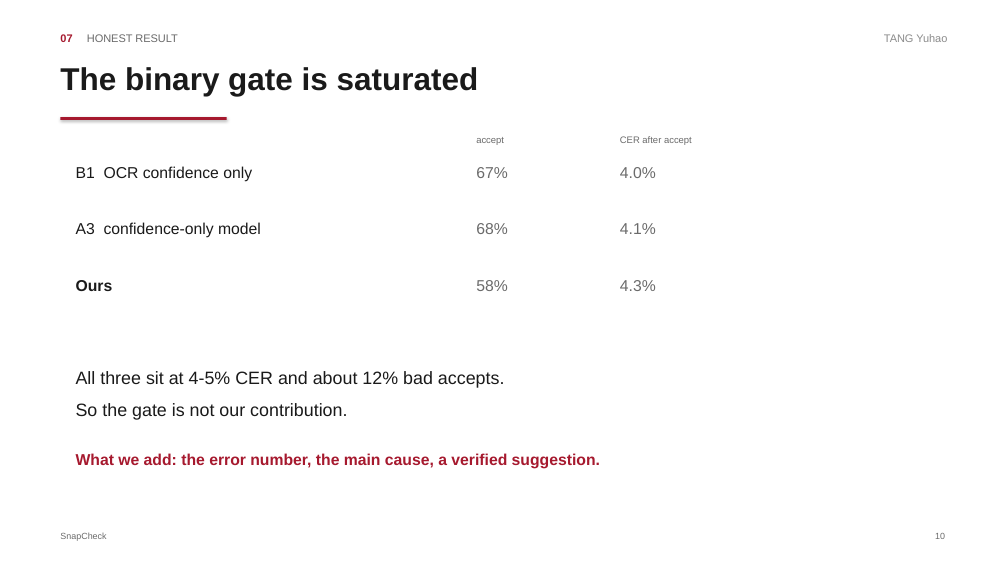
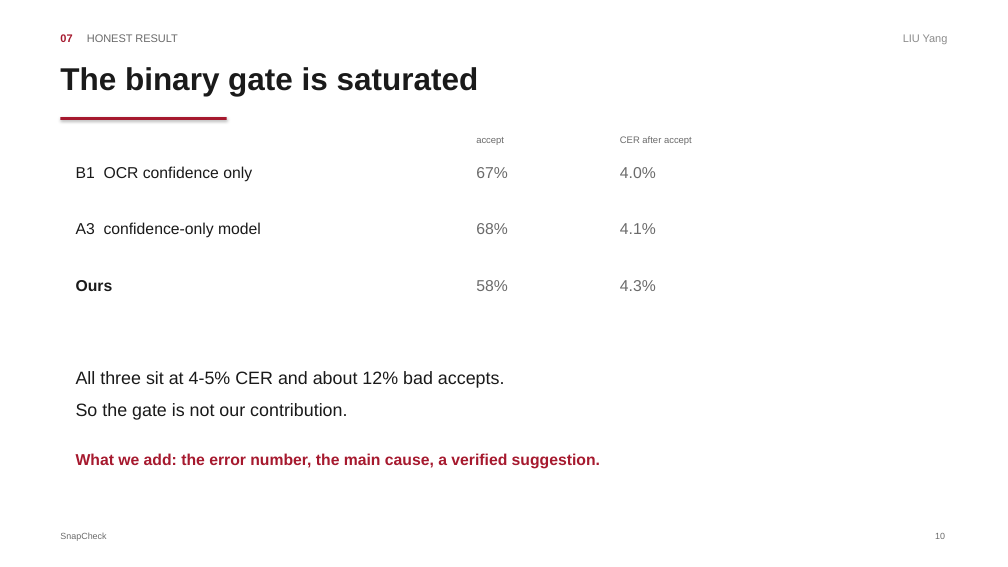
Before and after one commit to n0thing0717zkj-code/CDT501_SnapCheck, a slide deck: slide 10 of docs/CDT501_SnapCheck_Slides.pptx. Drawn at 1008x567 pixels with LibreOffice and Linux fonts; fonts in the diff are those of the drawing. Boxes give left, top, right and bottom in pixels: in the first picture for what was removed or moved away, otherwise in the second. Text is boxed around its words. In the diff, an @@ line names an element or a change of style, - is before the commit and + after.

Commit message:
Swap TANG and LIU: TANG on slide 9, LIU on slides 10-11

```diff
--- a/docs/CDT501_SnapCheck_Slides.pptx
+++ b/docs/CDT501_SnapCheck_Slides.pptx
@@ text at bbox=[903, 34, 948, 44]: text changed @@
-TANG Yuhao
+LIU Yang
```
Also in this commit, not shown: 2 other slides changed, 2 other files.
